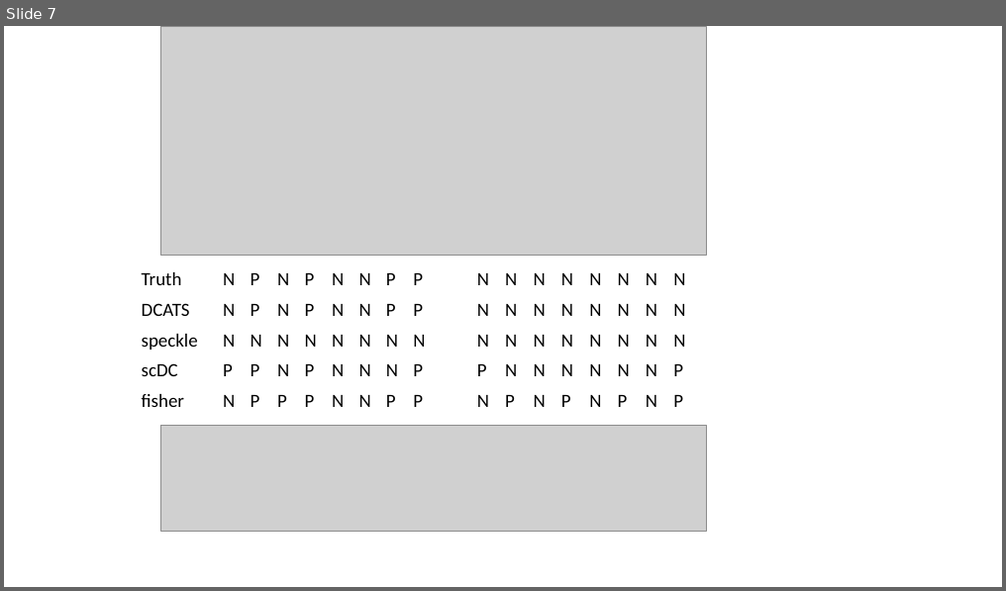
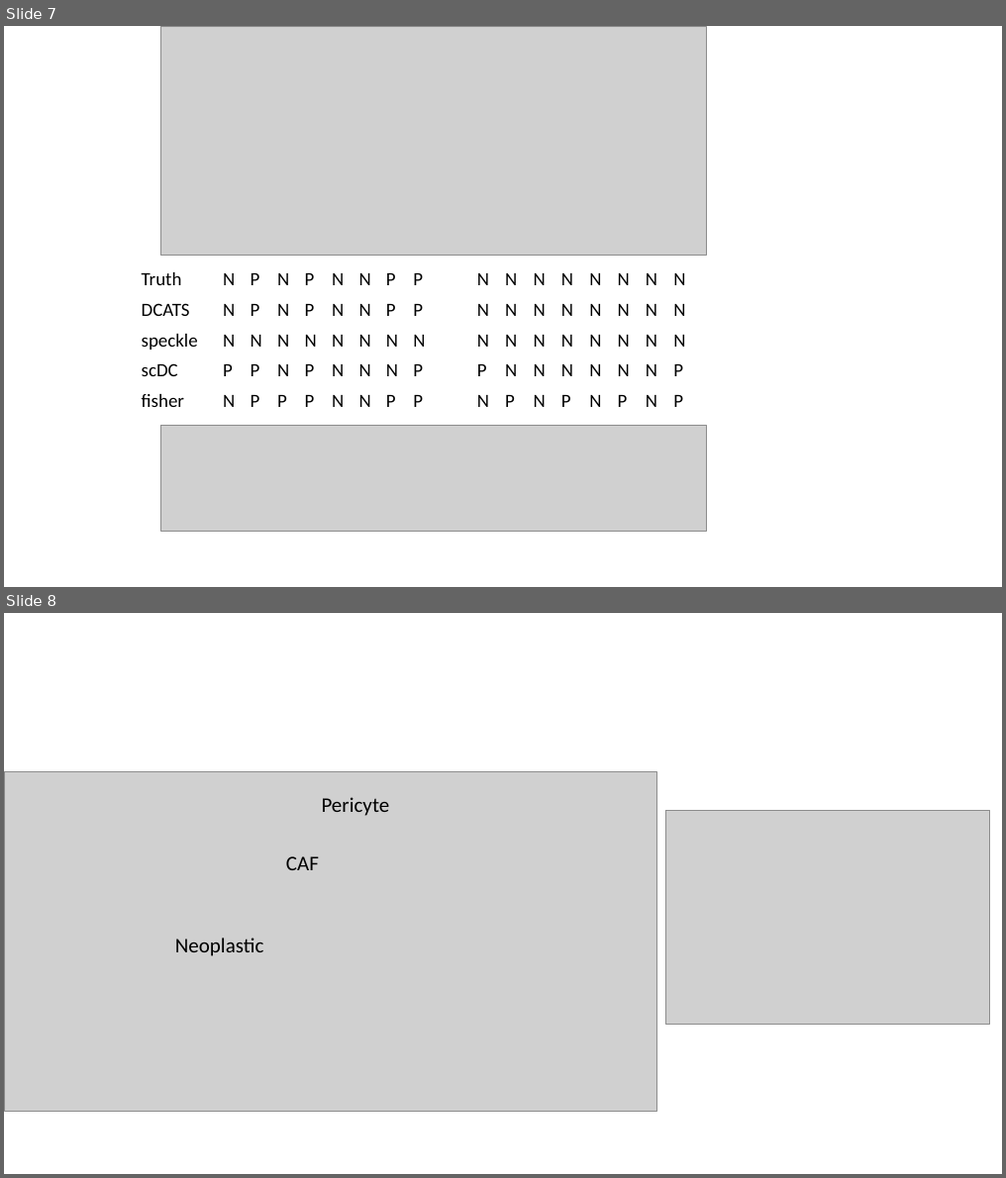
Before and after one commit to linxy29/slides, a slide deck: image/Plots.pptx. Shown one above the other, each under a label of ours: slide 7 before the commit, slides 7 and 8 after it. The pictures are 1006x591 and 1006x1178 pixels, drawn with LibreOffice and Linux fonts; fonts in the diff are those of the drawing; grey boxes stand for pictures. Boxes give left, top, right and bottom in pixels: in the first picture for what was removed or moved away, otherwise in the second. Text is boxed around its words. In the diff, an @@ line names an element or a change of style, - is before the commit and + after.

```diff
--- a/image/Plots.pptx
+++ b/image/Plots.pptx
@@ slide 8 added at (4,613,1002,1174), background #FFFFFF @@
@@ picture added at (4,771,656,1111) @@
@@ text added at (322,797,390,816), 20 pt, text #000000 @@
+Pericyte
@@ picture added at (665,810,990,1024) @@
@@ text added at (286,857,319,870), 20 pt, text #000000 @@
+CAF
@@ text added at (175,938,264,957), 20 pt, text #000000 @@
+Neoplastic
```
Also in this commit, not shown: 1 slide changed, 3 other slides added, 1 slide removed, 4 other files.
